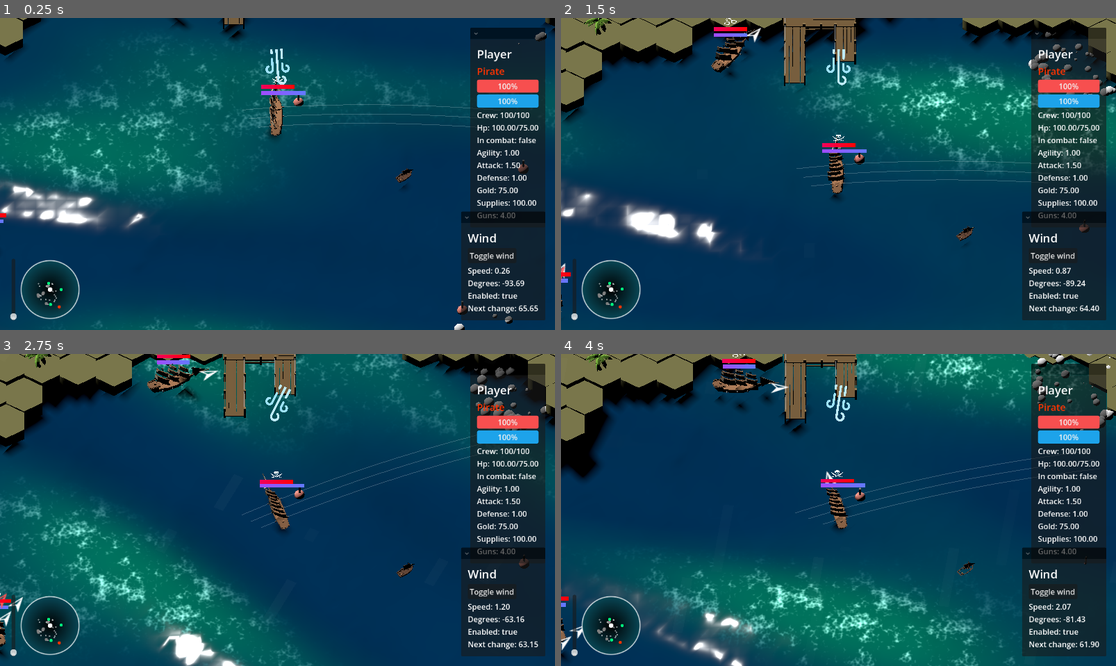
Above: before the commit, frames 1-4 (two rows, left to right).
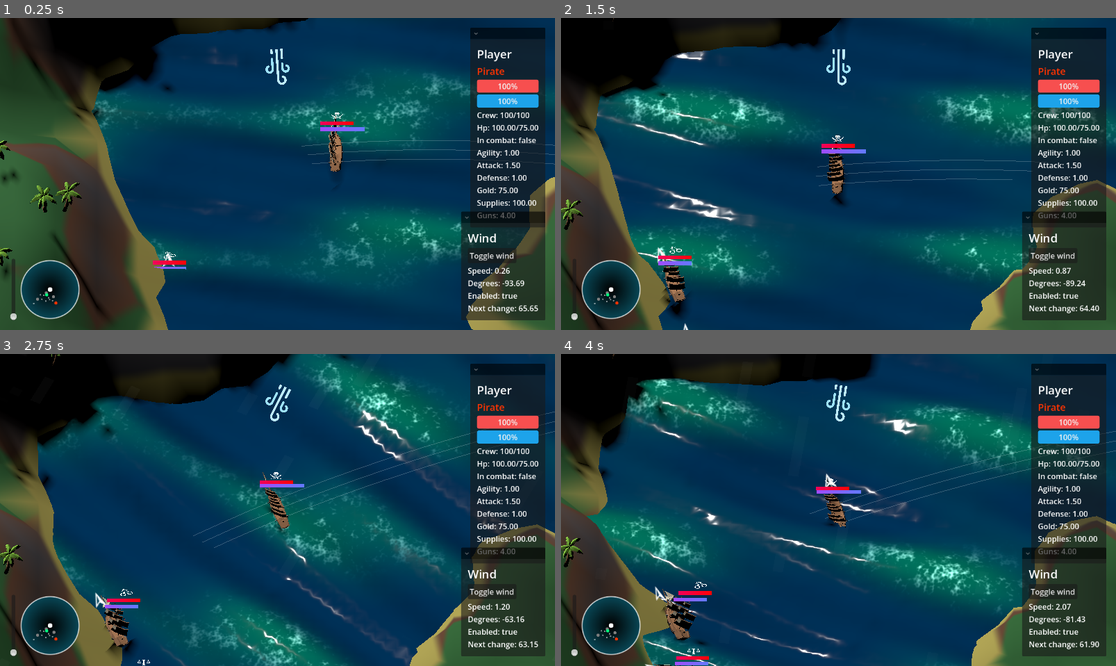
Above: after the commit, the same moments.

Repository: Munghard/pirates
Game: Godot game, scene res://Scenes/world.tscn
Two runs of this game, one before a commit and one after it. Both use one fixed random seed, a clock stepped at 60 frames per second and the inputs below.
Inputs (mouse positions are in pixels of both pictures, inside the frame that each line leads up to):
- Up to frame 1 (0.25 s): no input
- Up to frame 2 (1.5 s): tap Enter at 0.5, 0.6 s; move the mouse to (960, 158) at 0.52 s; hold D 0.53-1.28 s; click (960, 158) at 0.67 s; move the mouse to (727, 189) at 1.27 s; hold S from 1.28 s (still down); tap Q at 1.35 s
- Up to frame 3 (2.75 s): move the mouse to (333, 441) at 2.02 s; release S at 2.03 s; hold D from 2.03 s (still down); tap E at 2.1 s
- Up to frame 4 (4 s): move the mouse to (810, 572) at 2.77 s; release D at 2.78 s; hold W 2.78-3.53 s; tap Enter at 2.85 s; click (810, 572) at 2.92 s; move the mouse to (1005, 556) at 3.52 s; hold A from 3.53 s (still down); tap Q at 3.6 s

The runs differ from the first frame. In frame 1, 51% of the frame differs, in the area x 0-100%, y 0-100%; in frame 2, 45%; in frame 3, 48%; in frame 4, 54%.

Commit message:
terrain generation, and scatterer added spawn in water bool

Diff:
--- /dev/null
+++ b/Scenes/terrain.gdshader
@@ -0,0 +1,44 @@
+shader_type spatial;
+
+uniform vec3 beach_color:source_color ;
+uniform vec3 grass_color:source_color ;
+uniform vec3 dirt_color:source_color ;
+uniform vec3 slope_color:source_color ;
+
+uniform vec2 rock = vec2(0.0, 0.4);
+uniform vec2 dirt = vec2(0.4, 1.0);
+
+uniform float beach_height ;
+uniform float land_height ;
+
+varying vec3 world_pos;
+varying vec3 normal;
+
+void vertex() {
+	world_pos = (MODEL_MATRIX * vec4(VERTEX, 1.0)).xyz;
+	normal = normalize((MODEL_MATRIX * vec4(NORMAL, 0.0)).xyz);
+}
+
+void fragment() {
+
+	float height = world_pos.y;
+
+	float slope = 1.0 - normal.y;
+
+	float beach_factor = smoothstep(beach_height, land_height, height);
+	float rock_factor = smoothstep(rock.x,rock.y, slope);
+	float dirt_factor = smoothstep(dirt.x,dirt.y, slope);
+
+	vec3 highland = mix(grass_color,dirt_color,dirt_factor);
+
+	vec3 land_with_slope = mix(highland, slope_color, rock_factor);
+	vec3 beach_land = mix(beach_color,land_with_slope,beach_factor);
+	vec3 final_color = mix(beach_color, land_with_slope, beach_factor);
+
+	ALBEDO = final_color;
+}
+
+//void light() {
+//	// Called for every pixel for every light affecting the material.
+//	// Uncomment to replace the default light processing function with this one.
+//}
--- a/Scenes/world.tscn
+++ b/Scenes/world.tscn
@@ -16,12 +16,12 @@
 [ext_resource type="Script" uid="uid://cvq33ekw76o45" path="res://Scripts/Wind.gd" id="5_kn0ld"]
 [ext_resource type="Material" uid="uid://cypyf8n66hyww" path="res://water_shader.tres" id="7_ikia7"]
 [ext_resource type="Script" uid="uid://ckymdnssopogk" path="res://Scripts/Water.gd" id="8_7yui6"]
+[ext_resource type="Shader" uid="uid://88jwxa4didv1" path="res://Scenes/terrain.gdshader" id="11_xbk3s"]
 [ext_resource type="PackedScene" uid="uid://c4w0h65nmvokw" path="res://Scenes/maelstrom.tscn" id="14_e0ngr"]
 [ext_resource type="PackedScene" uid="uid://2lfnk45q46j3" path="res://Scenes/buoyu.tscn" id="15_hgpy0"]
 [ext_resource type="PackedScene" uid="uid://c2gmrhcs7xk63" path="res://Scenes/port.tscn" id="16_hgpy0"]
 [ext_resource type="Script" uid="uid://bxdp73tg0wwul" path="res://Scripts/Terrain.gd" id="17_0pcbe"]
 [ext_resource type="PackedScene" uid="uid://5u1uqatga6r7" path="res://UI/arrow.tscn" id="17_xbk3s"]
-[ext_resource type="PackedScene" uid="uid://caxh3etf4bekl" path="res://Scenes/hex.tscn" id="18_1cojt"]
 [ext_resource type="PackedScene" uid="uid://dsdgtegub08f0" path="res://Models/Palm Tree/Environment_PalmTree_1.fbx" id="18_axeuq"]
 [ext_resource type="PackedScene" uid="uid://ckaa2vwp8oesh" path="res://Scenes/lifeboat.tscn" id="21_pyn1s"]
 
@@ -37,11 +37,41 @@
 fill_from = Vector2(0.5, 0.5)
 fill_to = Vector2(0.84615386, 0.14957266)
 
+[sub_resource type="ShaderMaterial" id="ShaderMaterial_i4fjy"]
+render_priority = 0
+shader = ExtResource("11_xbk3s")
+shader_parameter/beach_color = Color(0.69, 0.64032, 0.31739998, 1)
+shader_parameter/grass_color = Color(0.19270001, 0.41, 0.21080832, 1)
+shader_parameter/dirt_color = Color(0.41, 0.25939333, 0.17220001, 1)
+shader_parameter/slope_color = Color(0.3024533, 0.2976, 0.32, 1)
+shader_parameter/rock = Vector2(0.16, 0.33)
+shader_parameter/dirt = Vector2(0.155, 0.19)
+shader_parameter/beach_height = 0.87
+shader_parameter/land_height = 1.94
+
 [sub_resource type="PlaneMesh" id="PlaneMesh_7yui6"]
 material = ExtResource("7_ikia7")
 size = Vector2(100, 100)
 subdivide_width = 100
 subdivide_depth = 100
+
+[sub_resource type="StandardMaterial3D" id="StandardMaterial3D_pyn1s"]
+transparency = 1
+vertex_color_use_as_albedo = true
+
+[sub_resource type="QuadMesh" id="QuadMesh_no8kt"]
+material = SubResource("StandardMaterial3D_pyn1s")
+size = Vector2(1, 10)
+center_offset = Vector3(0, 0, 5)
+orientation = 1
+
+[sub_resource type="Curve" id="Curve_xbk3s"]
+_data = [Vector2(0, 0), 0.0, 0.0, 0, 0, Vector2(1, 1), 0.0, 0.0, 0, 0]
+point_count = 2
+
+[sub_resource type="Gradient" id="Gradient_i4fjy"]
+offsets = PackedFloat32Array(0, 0.48026314, 1)
+colors = PackedColorArray(1, 1, 1, 0, 1, 1, 1, 1, 1, 1, 1, 0)
 
 [sub_resource type="Curve" id="Curve_e0ngr"]
 _data = [Vector2(0, 0), 0.0, 0.0, 0, 0, Vector2(0.5103448, 0.53244), 0.0, 0.0, 0, 0, Vector2(1, 0), 0.0, 0.0, 0, 0]
@@ -83,24 +113,6 @@
 section_length = 1.0
 curve = SubResource("Curve_hgpy0")
 
-[sub_resource type="StandardMaterial3D" id="StandardMaterial3D_pyn1s"]
-transparency = 1
-vertex_color_use_as_albedo = true
-
-[sub_resource type="QuadMesh" id="QuadMesh_no8kt"]
-material = SubResource("StandardMaterial3D_pyn1s")
-size = Vector2(1, 10)
-center_offset = Vector3(0, 0, 5)
-orientation = 1
-
-[sub_resource type="Curve" id="Curve_xbk3s"]
-_data = [Vector2(0, 0), 0.0, 0.0, 0, 0, Vector2(1, 1), 0.0, 0.0, 0, 0]
-point_count = 2
-
-[sub_resource type="Gradient" id="Gradient_i4fjy"]
-offsets = PackedFloat32Array(0, 0.48026314, 1)
-colors = PackedColorArray(1, 1, 1, 0, 1, 1, 1, 1, 1, 1, 1, 0)
-
 [node name="GameManager" type="Node3D" unique_id=418889483]
 script = ExtResource("1_5ukr8")
 
@@ -234,10 +246,6 @@
 layout_mode = 2
 texture = SubResource("GradientTexture2D_no8kt")
 
-[node name="DirectionalLight3D" type="DirectionalLight3D" parent="." unique_id=85683695]
-transform = Transform3D(0.70710677, -0.5, 0.50000006, 0, 0.7071068, 0.70710677, -0.7071068, -0.49999997, 0.5, 0, 3.3022847, 0)
-shadow_enabled = true
-
 [node name="World" type="Node3D" parent="." unique_id=1431584057 node_paths=PackedStringArray("water", "wind", "terrain")]
 script = ExtResource("5_axeuq")
 water = NodePath("Water")
@@ -250,14 +258,13 @@
 [node name="Terrain" type="Node3D" parent="World" unique_id=476364891]
 transform = Transform3D(1, 0, 0, 0, 1, 0, 0, 0, 1, -50, 0, -50)
 script = ExtResource("17_0pcbe")
-hex = ExtResource("18_1cojt")
 palm = ExtResource("18_axeuq")
-world_size = Vector3i(100, 1, 100)
+terrain_material = SubResource("ShaderMaterial_i4fjy")
+world_size = Vector2i(100, 100)
 tile_size = 4.0
-noise_threshold = 0.54
-noise_palm_threshold = 0.6
-terrain_height = 10.0
-center_falloff = Vector2(0, 0.75)
+terrain_height = 50.0
+height_min = 30.0
+height_max = 50.0
 
 [node name="Wind" type="Node3D" parent="World" unique_id=496872810]
 script = ExtResource("5_kn0ld")
@@ -266,84 +273,56 @@
 mesh = SubResource("PlaneMesh_7yui6")
 script = ExtResource("8_7yui6")
 target = NodePath("../../camrig")
-freq = 1.0
+freq = 2.0
 amp = 5.0
 wind_direction = Vector3(1, 0, 0)
 
-[node name="PlayerShip" parent="." unique_id=7143519 node_paths=PackedStringArray("canons_port", "canons_starboard") groups=["Ships"] instance=ExtResource("1_fo5ed")]
-transform = Transform3D(1, 0, 0, 0, 1, 0, 0, 0, 1, 0, 0, 24.77214)
-linear_damp = 1.0
-script = ExtResource("3_5v1tr")
-arrow = ExtResource("17_xbk3s")
-loot = ExtResource("5_5v1tr")
-canons_port = [null, null, null]
-canons_starboard = [null, null, null]
-
-[node name="ship_pivot" parent="PlayerShip" index="0" unique_id=1303226422 node_paths=PackedStringArray("ship")]
-transform = Transform3D(0.98866093, 0.15016502, 0, -0.14828178, 0.97626203, 0.1578764, 0.023707513, -0.15608624, 0.9874589, 0, 1.482443, 0)
-ship = NodePath("..")
-
-[node name="floater" parent="PlayerShip" index="2" unique_id=741225022 node_paths=PackedStringArray("water")]
-water = NodePath("../../World/Water")
-
-[node name="wind_particle" type="GPUParticles3D" parent="." unique_id=1543477643]
-transform = Transform3D(1, 0, 0, 0, 1, 0, 0, 0, 1, 0, 12.775418, 0)
-visible = false
-amount = 100
-lifetime = 2.0
-preprocess = 10.0
-trail_enabled = true
-trail_lifetime = 10.0
-process_material = SubResource("ParticleProcessMaterial_hgpy0")
-draw_pass_1 = SubResource("RibbonTrailMesh_0pcbe")
-
-[node name="camrig" type="Node3D" parent="." unique_id=596184847 node_paths=PackedStringArray("target")]
-transform = Transform3D(1, 0, 0, 0, 0.5735764, -0.819152, 0, 0.819152, 0.5735764, 0, 0, 0)
-script = ExtResource("2_5ukr8")
-target = NodePath("../PlayerShip")
-
-[node name="Camera3D" type="Camera3D" parent="camrig" unique_id=389494367]
-transform = Transform3D(-1, 0, -8.742278e-08, 0, 1, 0, 8.742278e-08, 0, -1, -3.7413856e-06, 0, -62.797466)
-projection = 1
-size = 30.0
-near = 0.001
-
-[node name="ships" type="Node3D" parent="." unique_id=130823351 node_paths=PackedStringArray("water")]
+[node name="ships" type="Node3D" parent="World" unique_id=130823351 node_paths=PackedStringArray("water", "terrain")]
 script = ExtResource("3_o06y3")
 prefab = ExtResource("4_k7acu")
 bounds = Vector3(100, 0, 100)
-water = NodePath("../World/Water")
-
-[node name="barrels" type="Node3D" parent="." unique_id=714804176 node_paths=PackedStringArray("water")]
+water = NodePath("../Water")
+terrain = NodePath("../Terrain")
+water_level = -5.0
+
+[node name="barrels" type="Node3D" parent="World" unique_id=714804176 node_paths=PackedStringArray("water", "terrain")]
 script = ExtResource("3_o06y3")
 prefab = ExtResource("5_5v1tr")
 amount = 5
 bounds = Vector3(100, 0, 100)
-water = NodePath("../World/Water")
-
-[node name="maelstroms" type="Node3D" parent="." unique_id=1431239431 node_paths=PackedStringArray("water")]
+water = NodePath("../Water")
+terrain = NodePath("../Terrain")
+water_level = -5.0
+
+[node name="maelstroms" type="Node3D" parent="World" unique_id=1431239431 node_paths=PackedStringArray("water", "terrain")]
 script = ExtResource("3_o06y3")
 prefab = ExtResource("14_e0ngr")
 amount = 2
 bounds = Vector3(100, 0, 100)
-water = NodePath("../World/Water")
-
-[node name="lifeboats" type="Node3D" parent="." unique_id=1914553766 node_paths=PackedStringArray("water")]
+water = NodePath("../Water")
+terrain = NodePath("../Terrain")
+water_level = -5.0
+
+[node name="lifeboats" type="Node3D" parent="World" unique_id=1914553766 node_paths=PackedStringArray("water", "terrain")]
 script = ExtResource("3_o06y3")
 prefab = ExtResource("21_pyn1s")
 amount = 5
 bounds = Vector3(100, 0, 100)
 rotation_range_min = Vector3(0, -180, 0)
 rotation_range_max = Vector3(0, 180, 0)
-water = NodePath("../World/Water")
-
-[node name="buoyus" type="Node3D" parent="." unique_id=1595812411 node_paths=PackedStringArray("water")]
+water = NodePath("../Water")
+terrain = NodePath("../Terrain")
+water_level = -5.0
+
+[node name="buoyus" type="Node3D" parent="World" unique_id=1595812411 node_paths=PackedStringArray("water", "terrain")]
 script = ExtResource("3_o06y3")
 prefab = ExtResource("15_hgpy0")
 bounds = Vector3(100, 0, 100)
-water = NodePath("../World/Water")
-
-[node name="wind_particle_cpu" type="CPUParticles3D" parent="." unique_id=1851781407]
+water = NodePath("../Water")
+terrain = NodePath("../Terrain")
+water_level = -5.0
+
+[node name="wind_particle_cpu" type="CPUParticles3D" parent="World" unique_id=1851781407]
 transform = Transform3D(1, 0, 0, 0, 1, 0, 0, 0, 1, 0, 10.222906, 0)
 amount = 100
 lifetime = 5.0
@@ -363,6 +342,48 @@
 color = Color(1, 1, 1, 0.03529412)
 color_ramp = SubResource("Gradient_i4fjy")
 
+[node name="wind_particle" type="GPUParticles3D" parent="World" unique_id=1543477643]
+transform = Transform3D(1, 0, 0, 0, 1, 0, 0, 0, 1, 0, 12.775418, 0)
+visible = false
+amount = 100
+lifetime = 2.0
+preprocess = 10.0
+trail_enabled = true
+trail_lifetime = 10.0
+process_material = SubResource("ParticleProcessMaterial_hgpy0")
+draw_pass_1 = SubResource("RibbonTrailMesh_0pcbe")
+
+[node name="DirectionalLight3D" type="DirectionalLight3D" parent="World" unique_id=85683695]
+transform = Transform3D(0.70710677, -0.5, 0.50000006, 0, 0.7071068, 0.70710677, -0.7071068, -0.49999997, 0.5, 0, 3.3022847, 0)
+shadow_enabled = true
+
+[node name="PlayerShip" parent="." unique_id=7143519 node_paths=PackedStringArray("canons_port", "canons_starboard") groups=["Ships"] instance=ExtResource("1_fo5ed")]
+transform = Transform3D(1, 0, 0, 0, 1, 0, 0, 0, 1, -21.104359, 0, 9.225534)
+linear_damp = 1.0
+script = ExtResource("3_5v1tr")
+arrow = ExtResource("17_xbk3s")
+loot = ExtResource("5_5v1tr")
+canons_port = [null, null, null]
+canons_starboard = [null, null, null]
+
+[node name="ship_pivot" parent="PlayerShip" index="0" unique_id=1303226422 node_paths=PackedStringArray("ship")]
+transform = Transform3D(0.98866093, 0.15016502, 0, -0.14828178, 0.97626203, 0.1578764, 0.023707513, -0.15608624, 0.9874589, 0, 1.482443, 0)
+ship = NodePath("..")
+
+[node name="floater" parent="PlayerShip" index="2" unique_id=741225022 node_paths=PackedStringArray("water")]
+water = NodePath("../../World/Water")
+
+[node name="camrig" type="Node3D" parent="." unique_id=596184847 node_paths=PackedStringArray("target")]
+transform = Transform3D(1, 0, 0, 0, 0.5735764, -0.819152, 0, 0.819152, 0.5735764, 0, 0, 0)
+script = ExtResource("2_5ukr8")
+target = NodePath("../PlayerShip")
+
+[node name="Camera3D" type="Camera3D" parent="camrig" unique_id=389494367]
+transform = Transform3D(-1, 0, -8.742278e-08, 0, 1, 0, 8.742278e-08, 0, -1, -3.7413856e-06, 0, -62.797466)
+projection = 1
+size = 30.0
+near = 0.001
+
 [connection signal="pressed" from="MarginContainer/HUD/Wind_panel/wind_panel/VBoxContainer/Button" to="MarginContainer/HUD" method="_on_button_pressed"]
 [connection signal="value_changed" from="MarginContainer/HUD/Minimap/VSlider" to="MarginContainer/HUD" method="_on_v_slider_value_changed"]
 
--- a/Scripts/GameManager.gd
+++ b/Scripts/GameManager.gd
@@ -20,7 +20,7 @@
 	water = $World/Water
 	wind = $World/Wind
 	terrain = $World/Terrain
-	wind_particle = $wind_particle_cpu
+	wind_particle = $World/wind_particle_cpu
 	port = $World/Port/port
 
 	wind.randomize_wind()
--- a/Scripts/Scatterer.gd
+++ b/Scripts/Scatterer.gd
@@ -8,18 +8,55 @@
 @export var rotation_range_max: Vector3 = Vector3(0, 0, 0)
 @export var water: Water
 
+@export var terrain: Terrain
+
+@export var water_level: float = 5.0
+@export var spawn_in_water: bool = true
+
+
 func _ready():
+	scatter()
+
+func scatter():
 	if not prefab:
 		push_warning("No prefab assigned!")
 		return
 
+	var half_x = bounds.x * 0.5
+	var half_z = bounds.z * 0.5
+
 	for i in range(amount):
+		var pos: Vector3
+		var h: float
+		# single attempt per object (no while loop)
+		pos = Vector3(
+			randf_range(-half_x, half_x),
+			0,
+			randf_range(-half_z, half_z)
+		)
+
+		h = terrain.get_height_world(pos.x, pos.z)
+
+		if spawn_in_water:
+			if h > water_level:
+				continue # skip this spawn entirely
+		else:
+			if h < water_level:
+				continue # skip this spawn entirely
+
 		var instance := prefab.instantiate()
 		add_child(instance)
-		# Random position within bounds
-		var pos = Vector3(randf_range(-bounds.x / 2, bounds.x / 2), 0, randf_range(-bounds.z / 2, bounds.z / 2))
-		var rot = Vector3(randf_range(rotation_range_min.x, rotation_range_max.x), randf_range(rotation_range_min.y, rotation_range_max.y), randf_range(rotation_range_min.z, rotation_range_max.z))
+
+		pos.y = h
 		instance.position = pos
+		print(pos.y);
+		var rot = Vector3(
+			randf_range(rotation_range_min.x, rotation_range_max.x),
+			randf_range(rotation_range_min.y, rotation_range_max.y),
+			randf_range(rotation_range_min.z, rotation_range_max.z)
+		)
+
 		instance.rotation_degrees = rot
+
 		if "water" in instance:
 			instance.water = water
--- a/Scripts/Terrain.gd
+++ b/Scripts/Terrain.gd
@@ -2,75 +2,129 @@
 extends Node3D
 class_name Terrain
 
-@export var hex: PackedScene
+@export_group("Assets")
 @export var palm: PackedScene
-@export var world_size: Vector3i
-@export var tile_size: float
-@export var noise_threshold: float = 0.5
-@export var noise_palm_threshold: float = 0.2
-@export var hex_ratio: float = 0.866
-@export var terrain_height: float = 20.0
-@export var center_falloff: Vector2 = Vector2(0.0, 1.0)
-var noise: FastNoiseLite
+@export var terrain_material: Material
+
+@export_group("Terrain Settings")
+@export var world_size: Vector2i = Vector2i(32, 32)
+@export var tile_size: float = 1.0
+@export var terrain_height: float = 10.0
+@export var noise_frequency: float = 0.05
+
+@export_group("Vegetation")
+@export var tree_density: float = 0.2
+@export var height_min: float = 1.0
+@export var height_max: float = 8.0
+
+var mesh_instance
 
 @export var regen := false:
 	set(value):
-		if value:
-			generate()
-			regen = false
+		create_terrain_mesh()
+		regen = false
+
+var noise: FastNoiseLite
 
 func _ready():
-	generate()
+	create_terrain()
 
-func generate():
-	for c in get_children():
-		c.queue_free()
-	noise = FastNoiseLite.new();
-	var _tile_size = tile_size * 0.866
-	var grid_x = world_size.x / _tile_size
-	var grid_z = world_size.z / (_tile_size * hex_ratio)
-	for x in range(grid_x):
-		for y in range(world_size.y):
-			for z in range(grid_z):
-				var n = (tileable_noise(x, z) + 1.0) * 0.5
+func create_terrain():
+	create_terrain_mesh()
+	create_collision()
 
-				var x_offset = x * _tile_size + (z % 2) * (_tile_size * 0.5)
-				var z_offset = z * _tile_size * hex_ratio
+func create_collision():
+	var static_body = StaticBody3D.new()
+	var collision = CollisionShape3D.new()
 
-				var center = Vector2(world_size.x, world_size.z) * 0.5
-				var world_pos = Vector2(x * _tile_size, z * _tile_size * hex_ratio)
-				var dist = world_pos.distance_to(center)
+	collision.shape = mesh_instance.mesh.create_trimesh_shape()
 
-				var max_dist = center.length()
-				var t = dist / max_dist
+	static_body.add_child(collision)
+	add_child(static_body)
+	static_body.position = mesh_instance.position
 
-				var falloff = smoothstep(center_falloff.x, center_falloff.y, t)
+func setup_noise():
+	noise = FastNoiseLite.new()
+	noise.seed = 42
+	noise.frequency = noise_frequency
 
-				var land_value = n - (1.0 - falloff)
+func create_terrain_mesh():
+	setup_noise()
 
-				if land_value < noise_threshold:
-					continue
+	for child in get_children():
+		child.queue_free()
 
-				var h := hex.instantiate()
-				add_child(h)
+	# Calculate the offset to center the terrain
+	var offset = Vector3(0, -terrain_height / 2.0, 0)
 
-				var height = land_value * terrain_height
+	# 1. Setup Mesh
+	mesh_instance = MeshInstance3D.new()
+	mesh_instance.name = "TerrainMesh"
+	add_child(mesh_instance)
 
-				var pos = Vector3(x_offset, y * _tile_size + height - terrain_height / 2.0, z_offset)
-				h.position = pos
+	var st = SurfaceTool.new()
+	st.begin(Mesh.PRIMITIVE_TRIANGLES)
 
-				if land_value > noise_palm_threshold and randf() > 0.5:
-					var p := palm.instantiate()
-					h.add_child(p)
+	for z in range(world_size.y):
+		for x in range(world_size.x):
+			var h00 = get_height(x, z)
+			var h10 = get_height(x + 1, z)
+			var h01 = get_height(x, z + 1)
+			var h11 = get_height(x + 1, z + 1)
 
+			var v00 = Vector3(x * tile_size, h00, z * tile_size)
+			var v10 = Vector3((x + 1) * tile_size, h10, z * tile_size)
+			var v01 = Vector3(x * tile_size, h01, (z + 1) * tile_size)
+			var v11 = Vector3((x + 1) * tile_size, h11, (z + 1) * tile_size)
 
-func tileable_noise(x, y):
-	var size_x = world_size.x
-	var size_y = world_size.z
+			st.add_vertex(v00)
+			st.add_vertex(v10)
+			st.add_vertex(v11)
+			st.add_vertex(v00)
+			st.add_vertex(v11)
+			st.add_vertex(v01)
 
-	var nx = float(x) / size_x
-	var ny = float(y) / size_y
+	st.generate_normals()
+	mesh_instance.mesh = st.commit()
 
-	var v = noise.get_noise_2d(x, y) * (1 - nx) * (1 - ny) + noise.get_noise_2d(x - size_x, y) * nx * (1 - ny) + noise.get_noise_2d(x, y - size_y) * (1 - nx) * ny + noise.get_noise_2d(x - size_x, y - size_y) * nx * ny
+	# Apply offset to Mesh
+	mesh_instance.position = offset
+	mesh_instance.mesh.surface_set_material(0, terrain_material)
 
-	return v
+	# 2. Setup Trees (passing the same offset)
+	generate_trees_poisson(offset)
+
+func get_height_world(x: float, z: float) -> float:
+	var n = noise.get_noise_2d(
+		x * noise_frequency,
+		z * noise_frequency
+	)
+	return n * terrain_height
+
+func get_height(x: float, z: float) -> float:
+	var n = (noise.get_noise_2d(x, z) + 1.0) / 2.0
+	return n * terrain_height
+
+func generate_trees_poisson(offset: Vector3):
+	if not palm: return
+
+	var tree_container = Node3D.new()
+	tree_container.name = "Trees"
+	add_child(tree_container)
+
+	# Apply the EXACT same offset to the container
+	tree_container.position = offset
+
+	var max_attempts = int(world_size.x * world_size.y * tree_density)
+
+	for i in range(max_attempts):
+		var rx = randf() * world_size.x
+		var rz = randf() * world_size.y
+		var h = get_height(rx, rz)
+
+		if h >= height_min and h <= height_max:
+			var tree = palm.instantiate()
+			tree_container.add_child(tree)
+			# Position is now relative to the container, so it matches the mesh perfectly
+			tree.position = Vector3(rx * tile_size, h, rz * tile_size)
+			tree.rotate_y(randf() * TAU)
--- a/water_shader.tres
+++ b/water_shader.tres
@@ -29,8 +29,8 @@
 shader_parameter/crest_threshold_max = 1.0
 shader_parameter/foam_threshold_min = 0.5210000247475
 shader_parameter/foam_threshold_max = 1.0
-shader_parameter/time = 179.20401766667507
-shader_parameter/freq = 1.0
+shader_parameter/time = 831.2404320011466
+shader_parameter/freq = 2.0
 shader_parameter/amp = 5.0
 shader_parameter/wave_height_scale = 1.0
 shader_parameter/wind_dir = Vector2(1, 0)
Not shown, added: Scenes/terrain.gdshader.uid
